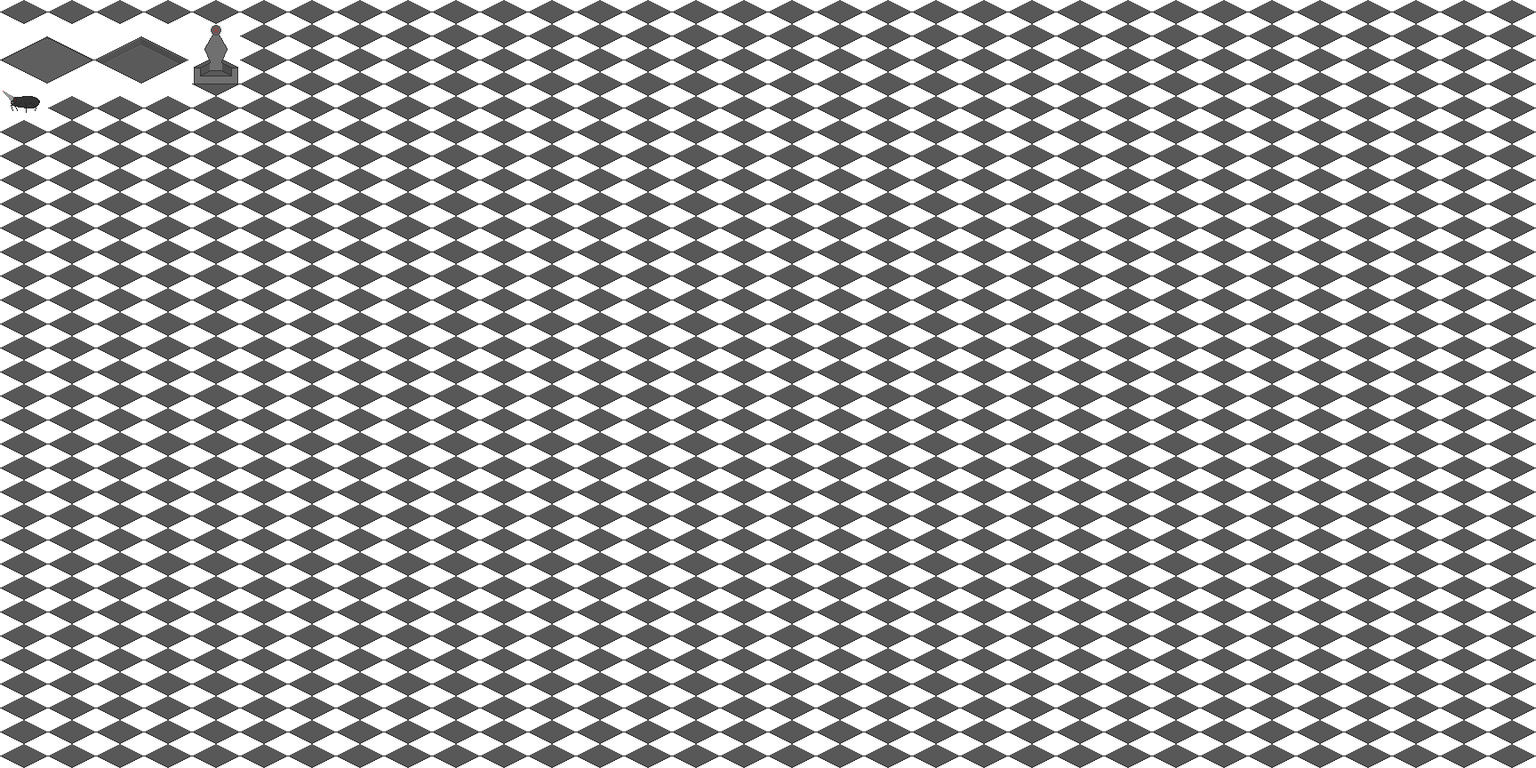
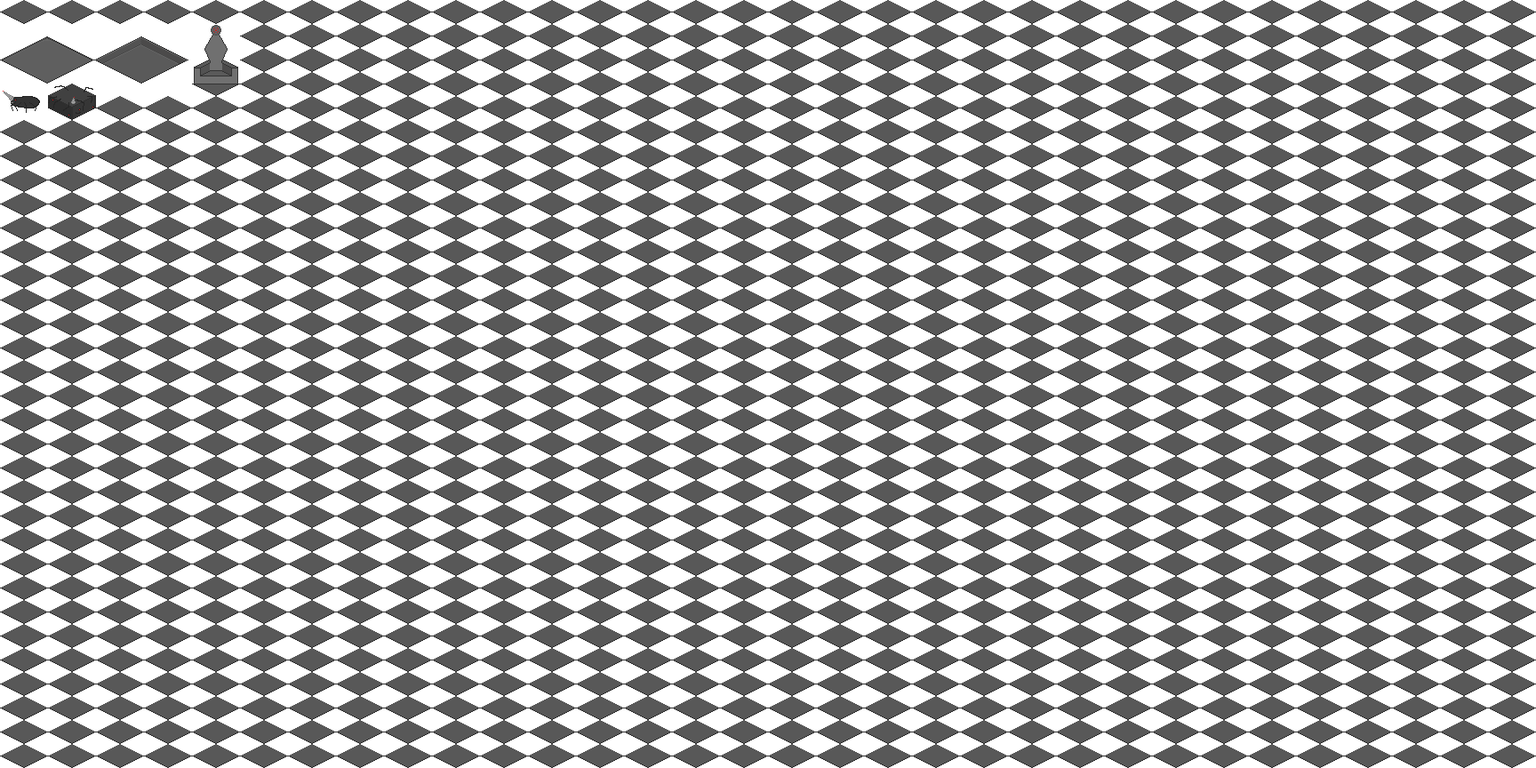
Layered file, before and after one edit (1536px x 768px). Changes by layer:
painted on "Background" over box(47, 83, 96, 120)
